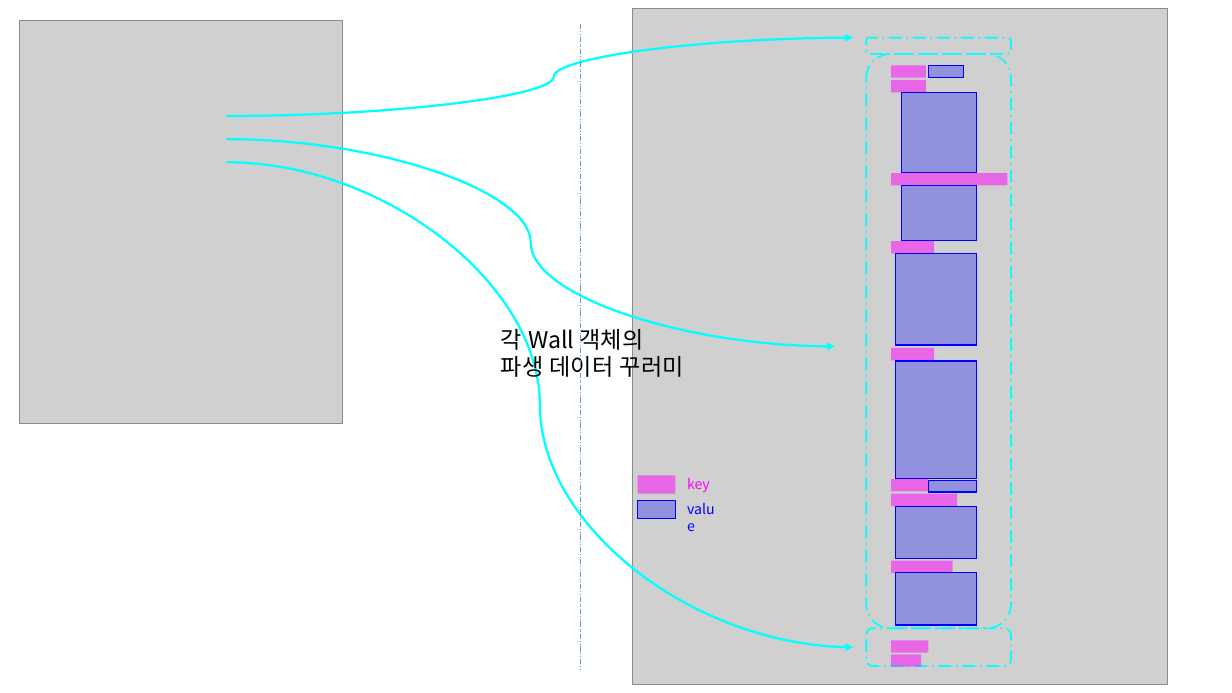
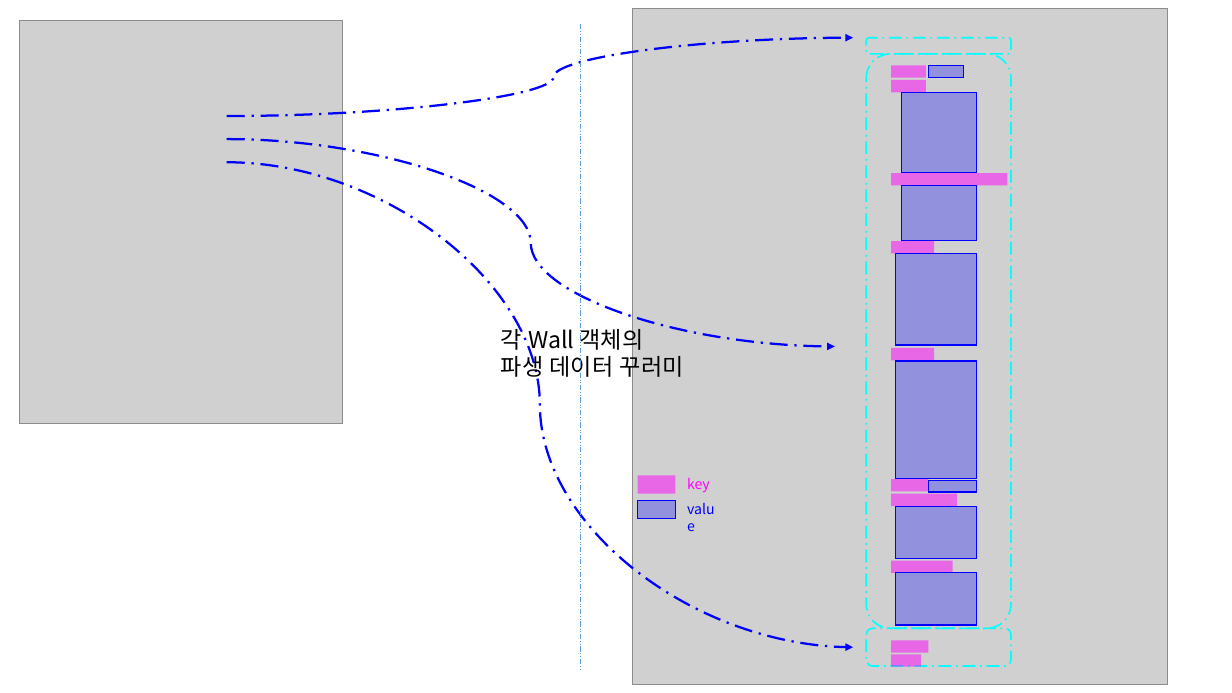
Before and after one commit to hnanmal/hnanmal_tistory, a slide deck: slide 29 of 20221109_다이나모에서 딕셔너리 활용하여 코드 복잡도 완화하기/documentum/블로그용.pptx (slide 28 before the commit). Drawn at 1232x693 pixels with LibreOffice and Linux fonts; fonts in the diff are those of the drawing; grey boxes stand for pictures. Boxes give left, top, right and bottom in pixels: in the first picture for what was removed or moved away, otherwise in the second. Text is boxed around its words. In the diff, an @@ line names an element or a change of style, - is before the commit and + after.

```diff
--- a/20221109_다이나모에서 딕셔너리 활용하여 코드 복잡도 완화하기/documentum/블로그용.pptx
+++ b/20221109_다이나모에서 딕셔너리 활용하여 코드 복잡도 완화하기/documentum/블로그용.pptx
@@ curved arrow (226, 116) - (853, 38): stroke #00FFFF 1.75 pt to #0000FF 1.75 pt dashed @@
@@ curved arrow (226, 140) - (835, 347): stroke #00FFFF 1.75 pt to #0000FF 1.75 pt dashed @@
@@ curved arrow (226, 163) - (853, 647): stroke #00FFFF 1.75 pt to #0000FF 1.75 pt dashed @@
```
Also in this commit, not shown: 1 other slide changed.
